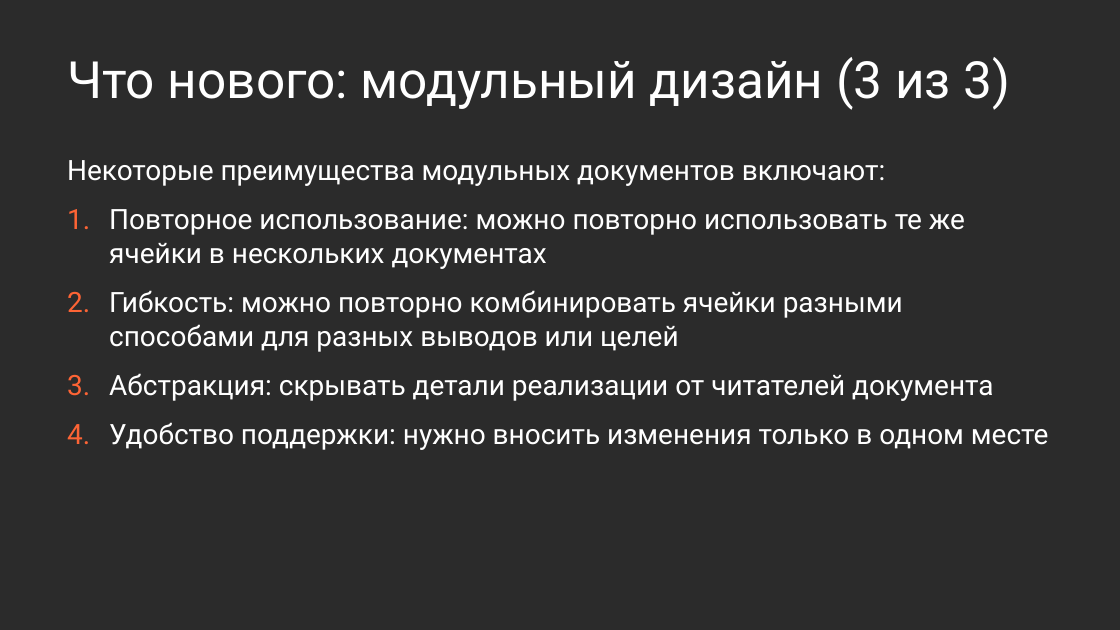
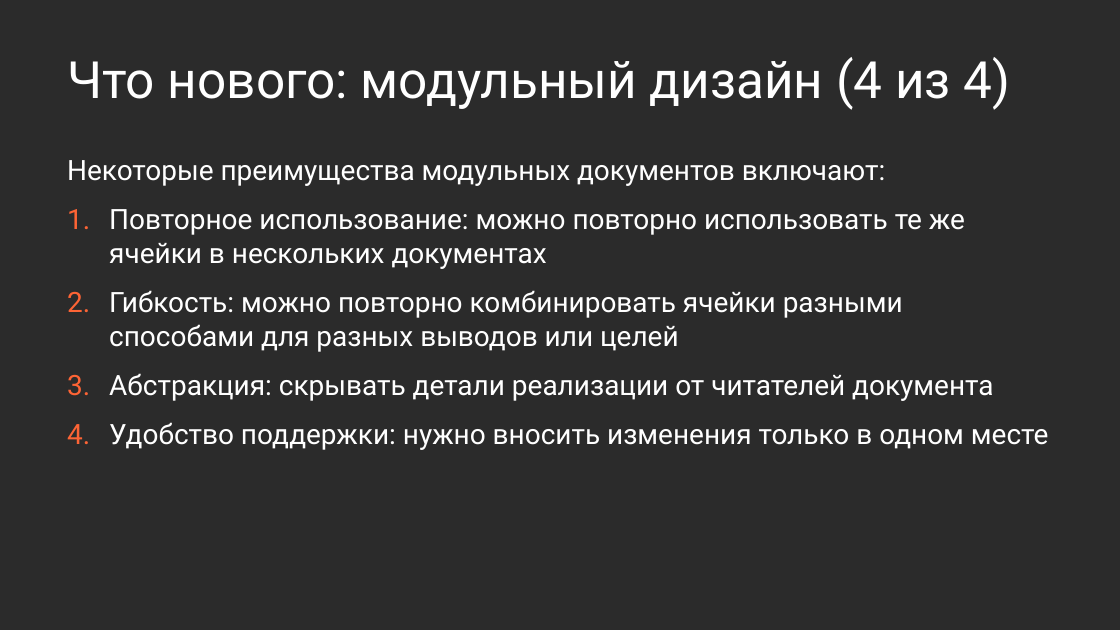
Before and after one commit to Marwolaeth/OTUS_R4DA, a slide deck: slide 14 of 01-Quarto/slides_draft.pptx (slide 13 before the commit). Drawn at 1120x630 pixels with LibreOffice and Linux fonts; fonts in the diff are those of the drawing; background and template pictures are left out; a plain dark background stands for a picture behind light text. Boxes give left, top, right and bottom in pixels: in the first picture for what was removed or moved away, otherwise in the second. Text is boxed around its words. In the diff, an @@ line names an element or a change of style, - is before the commit and + after.

```diff
--- a/01-Quarto/slides_draft.pptx
+++ b/01-Quarto/slides_draft.pptx
@@ title at [67, 57, 1011, 110]: text changed @@
-Что нового: модульный дизайн (3 из 3)
+Что нового: модульный дизайн (4 из 4)
```
Also in this commit, not shown: 2 other slides changed, 3 slides added, 1 slide removed, 1 other file.
